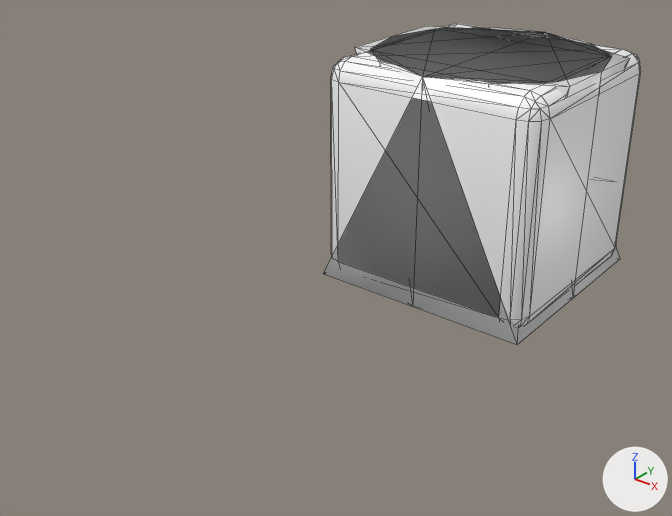
A saved change to the glTF model godot/assets/tropical-kit.glb.
The view is the same before and after, from a 50 mm lens placed at (1.93, -3.45, 1.43), pointed at (-0.01, -1.01, -0.08). The axes (+X, +Y, +Z) are drawn at lower right. The lights are the same throughout. The first picture is the older version. Mesh edges are drawn as thin lines.

Names of what the first picture shows: 'Hull', 'Pole', 'Roof', 'SoftBox'.
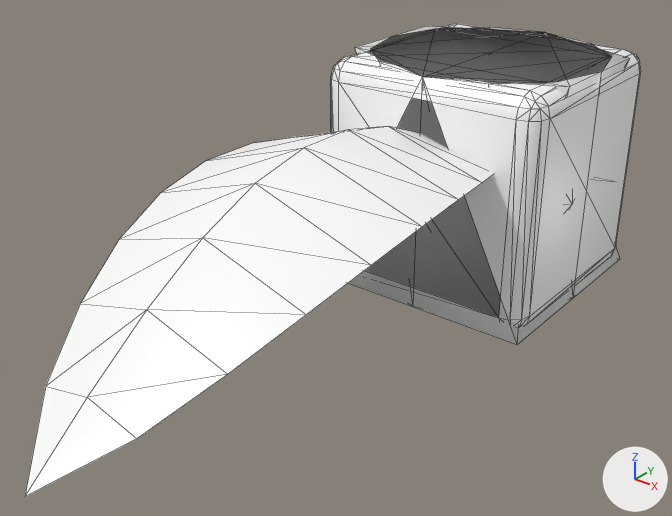
The edits, one by one:
Mesh me_tropicalleaf is new.
It has 31 vertices, 38 faces and spans x -0.48..0.48, y -2.4..0.0, z -0.28..0.41.
It uses material mat_kit_paint___overridden_by_instance_colour (white #ffffff).
Object 'TropicalLeaf' (ob_tropicalleaf) is new; it shows me_tropicalleaf.
Its location is (0.0, 0.0, 0.0).

Location of each change, (x1, y1, x2, y2) in pixels of the pictures (672 x 516 px):
'TropicalLeaf', added
    after: (25, 126, 493, 496)
